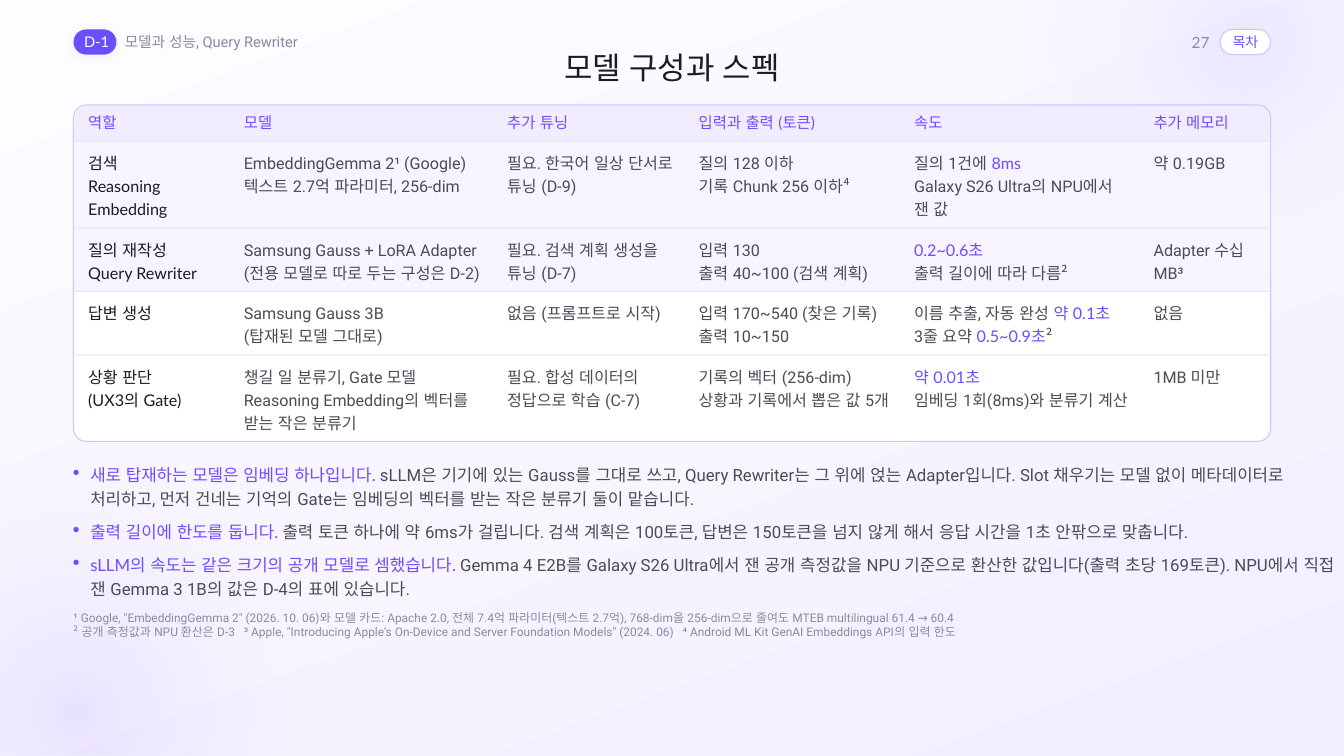
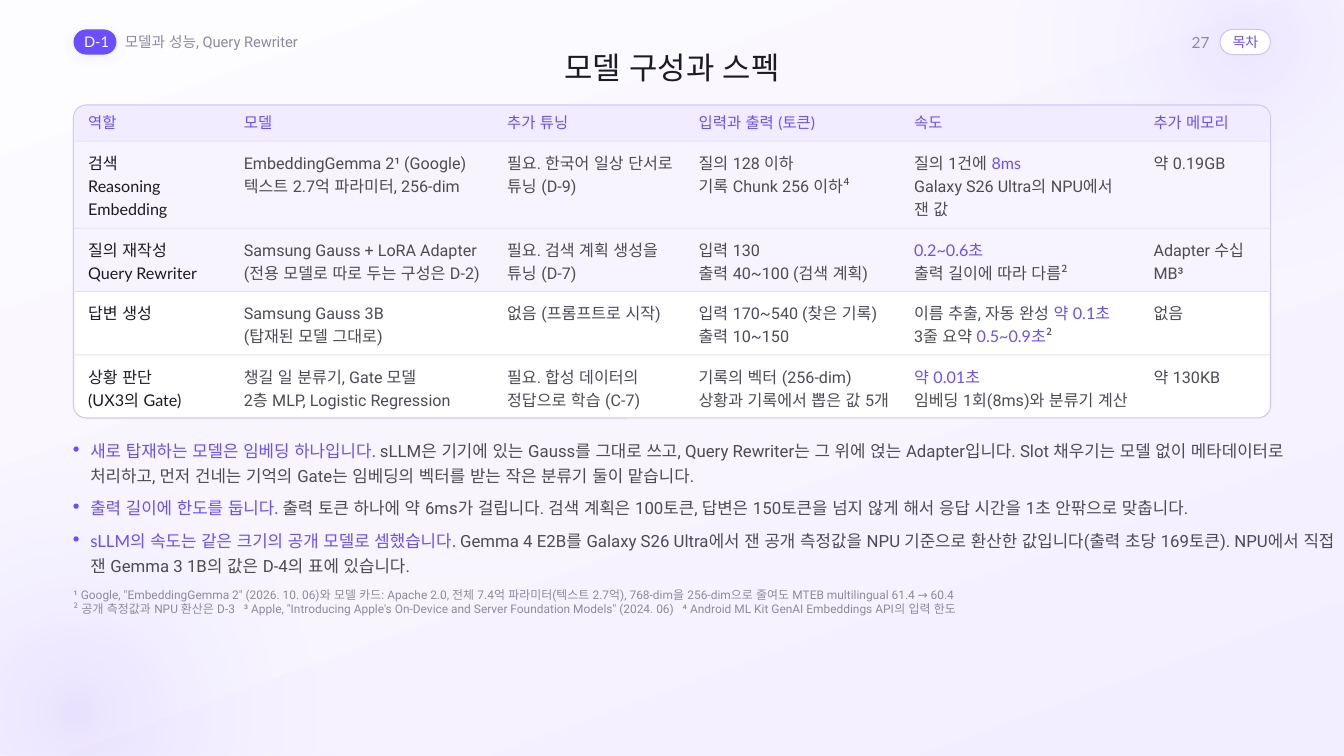
Before and after one commit to gnueaj/t3, a slide deck: slide 27 of weave/결선준비/통합본_Claude/Weave_Appendix_Claude.pptx. Drawn at 1344x756 pixels with LibreOffice and Linux fonts; fonts in the diff are those of the drawing. Boxes give left, top, right and bottom in pixels: in the first picture for what was removed or moved away, otherwise in the second. Text is boxed around its words. In the diff, an @@ line names an element or a change of style, - is before the commit and + after.

```diff
--- a/weave/결선준비/통합본_Claude/Weave_Appendix_Claude.pptx
+++ b/weave/결선준비/통합본_Claude/Weave_Appendix_Claude.pptx
@@ rounded rectangle: place and size @@
-rounded rectangle at bbox=[74, 105, 1271, 442]
+rounded rectangle at bbox=[74, 105, 1271, 418]
@@ rounded rectangle at bbox=[74, 105, 1271, 418]: proportions changed @@
@@ text at bbox=[1154, 369, 1220, 384]: text changed @@
-1MB 미만
+약 130KB
@@ text at bbox=[244, 392, 451, 410]: text changed @@
-Reasoning Embedding의 벡터를
-받는 작은 분류기
+2층 MLP, Logistic Regression
@@ 4 texts, 3 ellipses: place and size @@
-4 texts, 3 ellipses at bbox=[73, 467, 1298, 639]
+4 texts, 3 ellipses at bbox=[73, 443, 1298, 616]
```
Also in this commit, not shown: 2 other slides changed, 9 other files.
